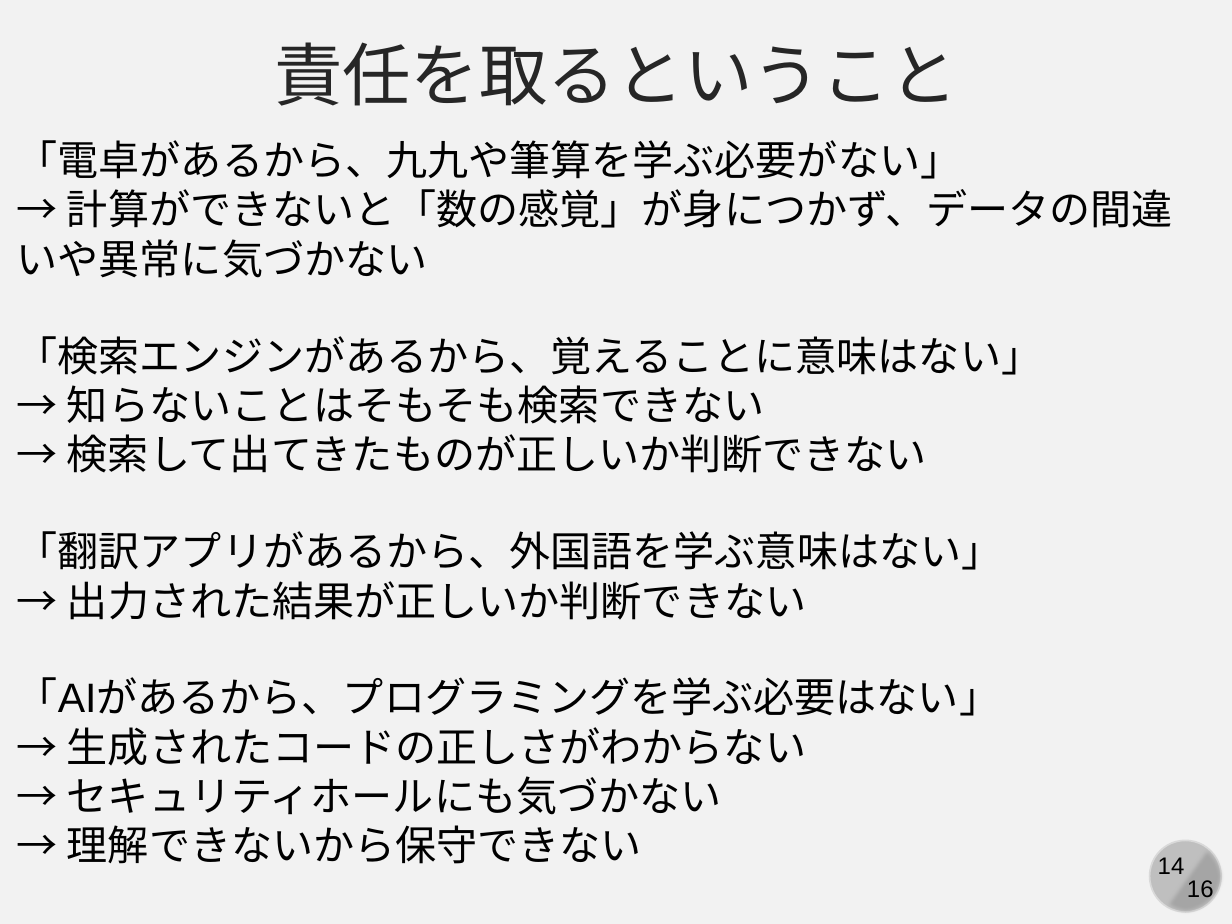
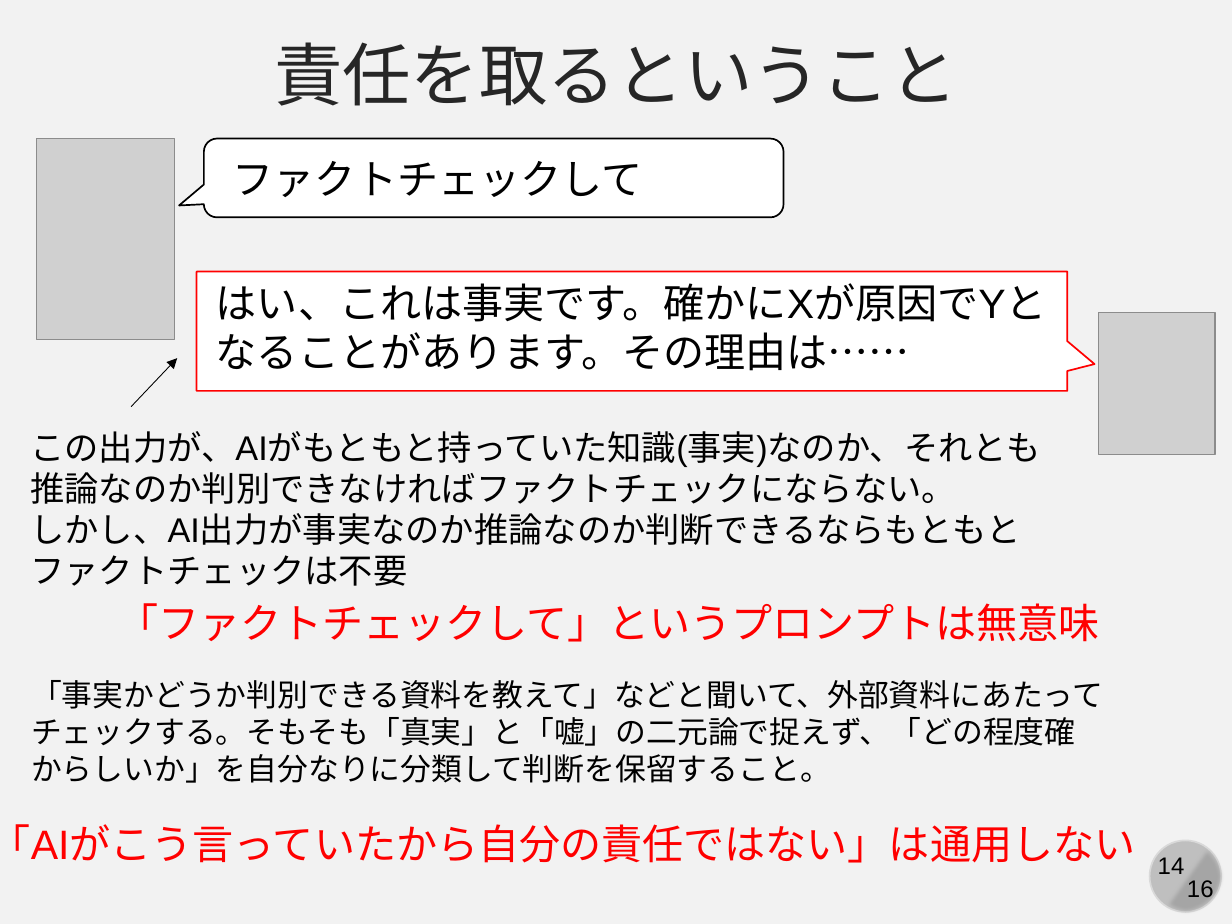
Before and after one commit to kaityo256/lab_startup, a slide deck: slide 14 of generative_ai/generative_ai_and_us.pptx. Drawn at 1232x924 pixels with LibreOffice and Linux fonts; fonts in the diff are those of the drawing; grey boxes stand for pictures. Boxes give left, top, right and bottom in pixels: in the first picture for what was removed or moved away, otherwise in the second. Text is boxed around its words. In the diff, an @@ line names an element or a change of style, - is before the commit and + after.

```diff
--- a/generative_ai/generative_ai_and_us.pptx
+++ b/generative_ai/generative_ai_and_us.pptx
@@ text removed at box(17, 140, 1173, 278) @@
-「電卓があるから、九九や筆算を学ぶ必要がない」
-→ 計算ができないと「数の感覚」が身につかず、データの間違いや異常に気づかない
@@ picture added at box(37, 139, 175, 340) @@
@@ rounded speech box added at box(203, 139, 784, 218), fill #FFFFFF, outline #000000 1 pt @@
@@ text added at box(233, 161, 642, 197), 24 pt, text #000000 @@
+ファクトチェックして
@@ speech box added at box(197, 271, 1068, 391), fill #FFFFFF, outline #FF0000 1 pt @@
@@ text added at box(216, 283, 1047, 371), 24 pt, text #000000 @@
+はい、これは事実です。確かにXが原因でYとなることがあります。その理由は……
@@ picture added at box(1099, 313, 1216, 455) @@
@@ text removed at box(17, 336, 1042, 473) @@
-「検索エンジンがあるから、覚えることに意味はない」
-→ 知らないことはそもそも検索できない
-→ 検索して出てきたものが正しいか判断できない
@@ arrow added from (131, 407) to (177, 359), #000000 0.5 pt @@
@@ text added at box(30, 431, 1041, 545), 20 pt, text #000000 @@
+この出力が、AIがもともと持っていた知識(事実)なのか、それとも推論なのか判別できなければファクトチェックにならない。
+しかし、AI出力が事実なのか推論なのか判断できるならもともとファクトチェックは不要
@@ text removed at box(17, 531, 1003, 620) @@
-「翻訳アプリがあるから、外国語を学ぶ意味はない」
-→ 出力された結果が正しいか判断できない
@@ text added at box(117, 603, 1099, 642), 24 pt, text #FF0000 @@
+「ファクトチェックして」というプロンプトは無意味
@@ text removed at box(17, 677, 1000, 864) @@
-「AIがあるから、プログラミングを学ぶ必要はない」
-→ 生成されたコードの正しさがわからない
-→ セキュリティホールにも気づかない
-→ 理解できないから保守できない
@@ text added at box(31, 680, 1103, 783), 18 pt, text #000000 @@
+「事実かどうか判別できる資料を教えて」などと聞いて、外部資料にあたってチェックする。そもそも「真実」と「嘘」の二元論で捉えず、「どの程度確からしいか」を自分なりに分類して判断を保留すること。
@@ text added at box(0, 824, 1136, 863), 24 pt, text #FF0000 @@
+「AIがこう言っていたから自分の責任ではない」は通用しない
```
Also in this commit, not shown: 6 other slides changed.
